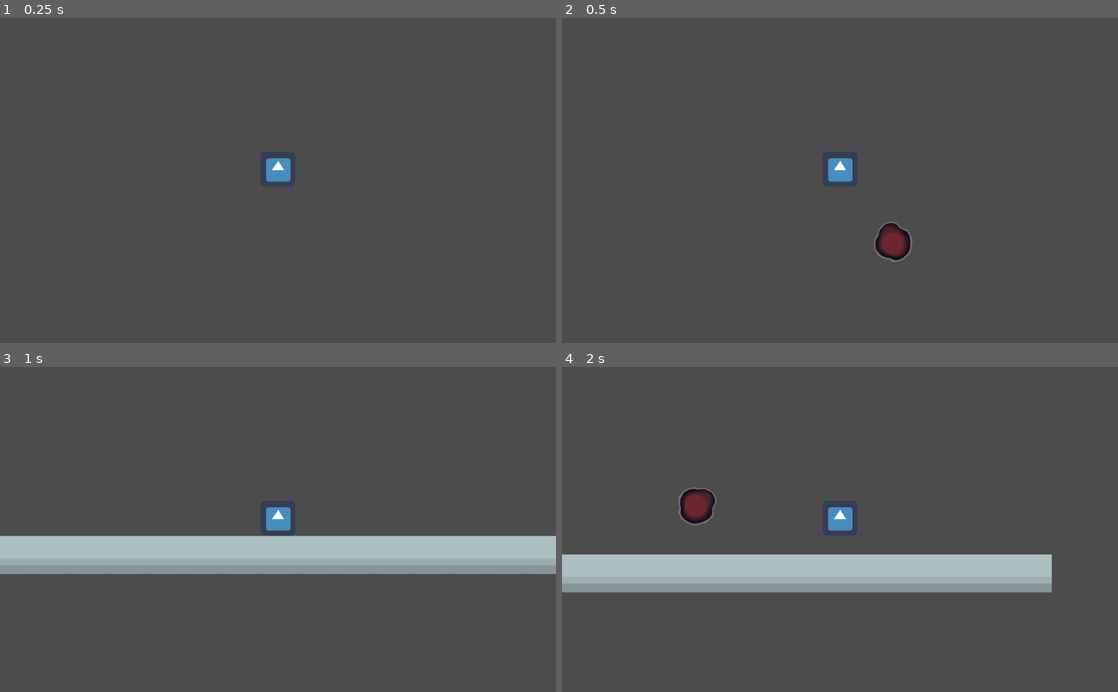
Above: before the commit, frames 1-4 (two rows, left to right).
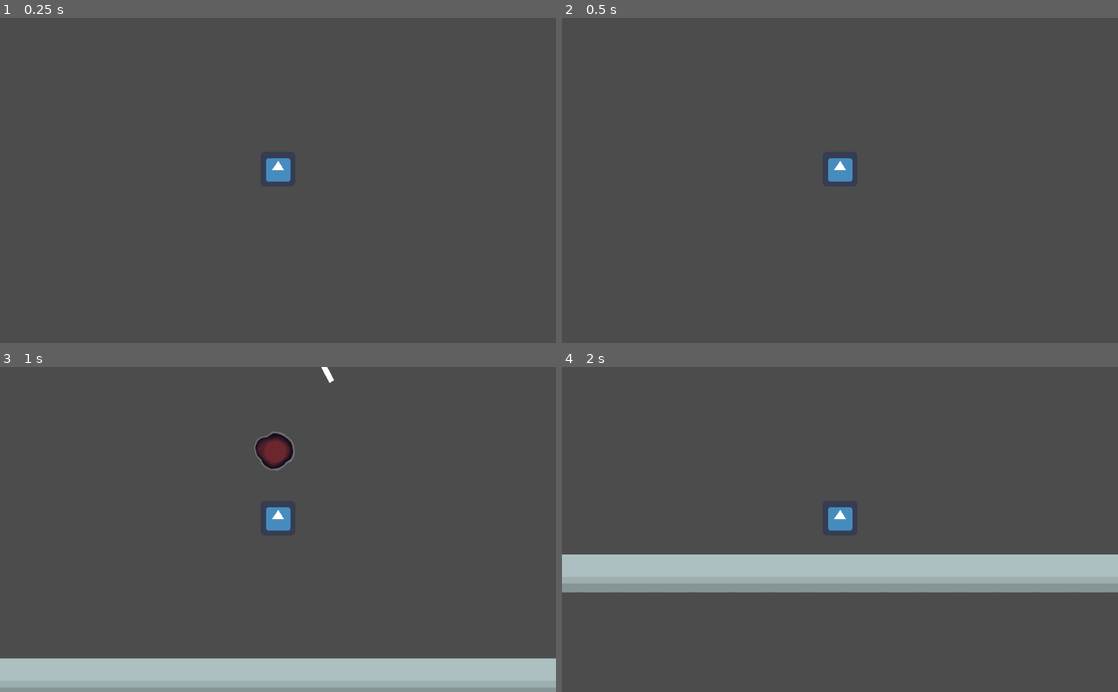
Above: after the commit, the same moments.

Repository: benpm/ldjam52
Game: Godot game, scene res://scenes/main.tscn
Same seed, same stepped clock (60 frames per second), same inputs: the game is played once before the commit and once after it. The engine's default icon, where the game draws it, is replaced by a stand-in: a white triangle on a blue panel in a dark square.
Inputs (mouse positions are in pixels of both pictures, inside the frame that each line leads up to):
- Up to frame 1 (0.25 s): no input
- Up to frame 2 (0.5 s): no input
- Up to frame 3 (1 s): move the mouse to (400, 513) at 0.52 s; hold Right (right) from 0.53 s (still down); hold Right mouse button (action, bound only after the commit) from 0.53 s (still down); tap Up (jump) at 0.77 s
- Up to frame 4 (2 s): keep holding Right (right); move the mouse to (728, 545) at 1.27 s; release Right mouse button (action, bound only after the commit) at 1.28 s; click (728, 545) at 1.35 s; tap Up (jump) at 1.52 s; right-click (728, 545) at 1.55 s

Frame 1 is identical in both runs. In frame 2, 0.6% of the frame differs, in the area x 56-63%, y 62-75%; in frame 3, 23%, in the area x 0-100%, y 0-100%; in frame 4, 2.0%.

Commit message:
dreamcatcher thing with mouse

Diff:
--- a/objects/player.tscn
+++ b/objects/player.tscn
@@ -23,7 +23,6 @@
 extents = Vector2( 32, 32 )
 
 [node name="player" type="KinematicBody2D"]
-position = Vector2( 454, 226 )
 script = ExtResource( 1 )
 
 [node name="sprite" type="AnimatedSprite" parent="."]
@@ -50,4 +49,9 @@
 position = Vector2( 0, -54 )
 texture = ExtResource( 2 )
 
+[node name="catcher_line_container" type="Node" parent="."]
+
+[node name="catcher_line" type="Line2D" parent="catcher_line_container"]
+default_color = Color( 1, 1, 1, 1 )
+
 [connection signal="body_entered" from="attack_area" to="." method="_on_attack_area_body_entered"]
--- a/project.godot
+++ b/project.godot
@@ -73,6 +73,11 @@
 "events": [ Object(InputEventMouseButton,"resource_local_to_scene":false,"resource_name":"","device":0,"alt":false,"shi …(212 unchanged characters)…
  ]
 }
+action={
+"deadzone": 0.5,
+"events": [ Object(InputEventMouseButton,"resource_local_to_scene":false,"resource_name":"","device":0,"alt":false,"shift":false,"control":false,"meta":false,"command":false,"button_mask":0,"position":Vector2( 0, 0 ),"global_position":Vector2( 0, 0 ),"factor":1.0,"button_index":2,"pressed":false,"doubleclick":false,"script":null)
+ ]
+}
 
 [layer_names]
 
--- a/scripts/player.gd
+++ b/scripts/player.gd
@@ -10,9 +10,11 @@
 export(float) var jumpvel: float = 6
 export(float) var fixrate: float = 1.0
 export(float) var attack_cooldown: float = 0.5
+export(float) var catcher_point_speed: float = 0.05
 
 onready var sprite: AnimatedSprite = $sprite
 onready var attack_area: Area2D = $attack_area
+onready var catcher_line: Line2D = $catcher_line_container/catcher_line
 
 onready var initpos: Vector2 = position
 var vel: Vector2 = Vector2(0, 0)
@@ -25,6 +27,8 @@
 var dream = 0
 var can_attack := true
 var attack_disable_nextframe := false
+var catcher_point := Vector2.ZERO
+var catching := false
 
 func add_dream(amount):
 	dream += amount
@@ -64,6 +68,26 @@
 	# World boundary
 	# if position.y > maxy:
 	# 	death()
+
+	# Draw dreamcatcher path
+	if Input.is_action_pressed("action") or catching:
+		var mouse = get_global_mouse_position()
+		var pts = catcher_line.points.size()
+		if pts == 0:
+			catcher_point = mouse
+		if pts == 0 or catcher_point.distance_to(catcher_line.points[pts - 1]) > 10:
+			catcher_line.add_point(catcher_point)
+		if (pts > 5 and catcher_point.distance_to(catcher_line.points[0]) < 25) or catching:
+			catcher_point = lerp(catcher_point, catcher_line.points[0], catcher_point_speed)
+			catching = true
+			if catcher_point.distance_to(catcher_line.points[0]) < 1:
+				catcher_line.clear_points()
+				catching = false
+		else:
+			catcher_point = lerp(catcher_point, mouse, catcher_point_speed)
+	elif Input.is_action_just_released("action"):
+		if not catching:
+			catcher_line.clear_points()
 
 func _physics_process(_delta: float) -> void:
 
